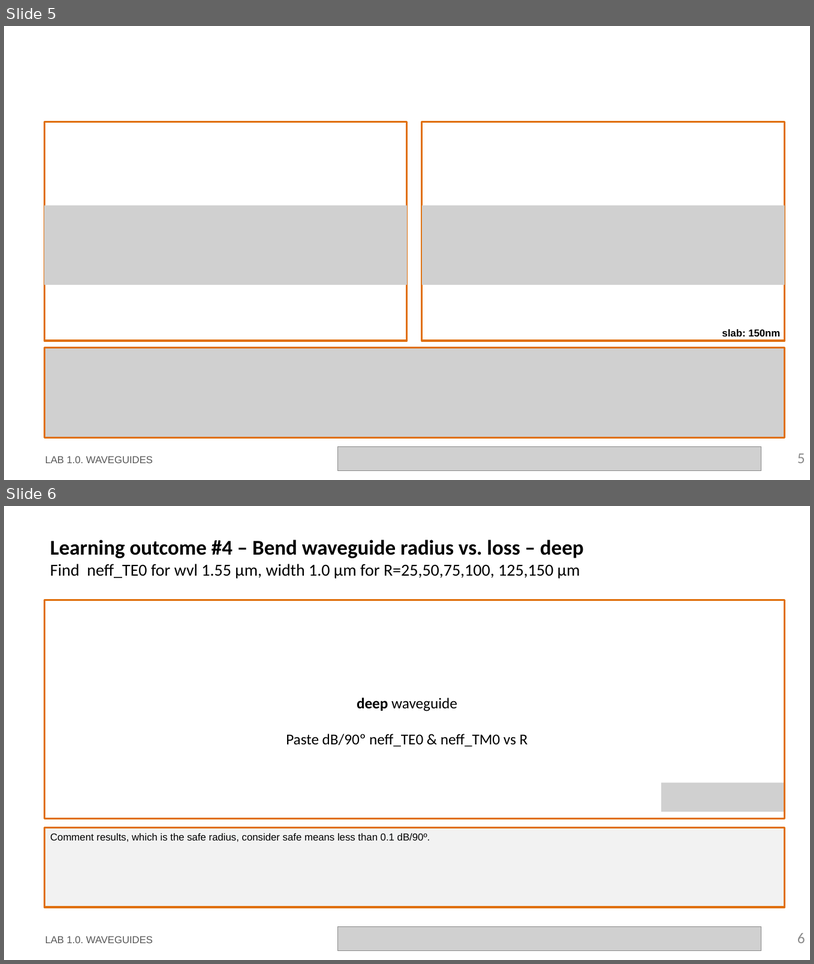
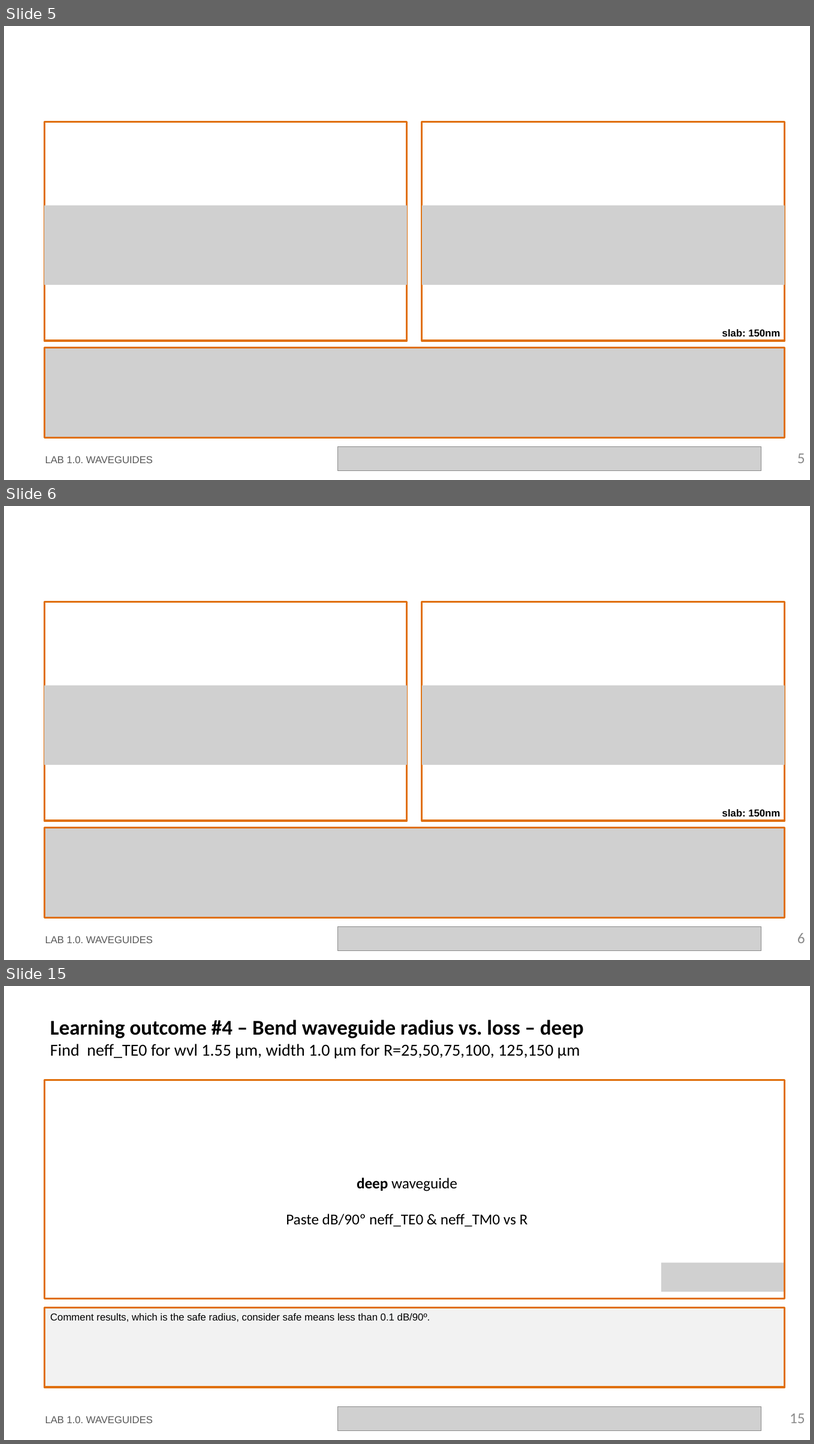
Before and after one commit to RobertoFernandezSevilla/pic-upv-lab1, a slide deck: LabBook_10.pptx. Shown one above the other, each under a label of ours: slides 5 and 6 before the commit, slides 5, 6 and 15 after it; the slides between them are not shown. The pictures are 814x964 and 814x1444 pixels, drawn with LibreOffice and Linux fonts; fonts in the diff are those of the drawing; grey boxes stand for pictures; background and template pictures are left out. Boxes give left, top, right and bottom in pixels: in the first picture for what was removed or moved away, otherwise in the second. Text is boxed around its words. In the diff, an @@ line names an element or a change of style, - is before the commit and + after.

```diff
--- a/LabBook_10.pptx
+++ b/LabBook_10.pptx
@@ slide 6 added at (4,506,810,960), background #FFFFFF @@
@@ rectangle added at (45,601,408,820), outline #E0700D 2.25 pt @@
@@ rectangle added at (422,601,785,820), outline #E0700D 2.25 pt @@
@@ picture added at (45,685,408,765) @@
@@ picture added at (422,685,785,765) @@
@@ text added at (722,809,780,816), 12 pt, text #000000, bold @@
+slab: 150nm
@@ picture added at (45,828,786,918) @@
@@ text added at (45,936,153,943), 12 pt, text #585858 @@
+LAB 1.0. WAVEGUIDES
@@ picture added at (338,927,762,951) @@
@@ page number added at (798,933,806,943), 18 pt, text #8C8C8C @@
+6
@@ what was slide 6 is now slide 15 @@
@@ page number at (790,1413,806,1423): text changed @@
-6
+15
```
Also in this commit, not shown: 8 other slides added, 1 other file.
